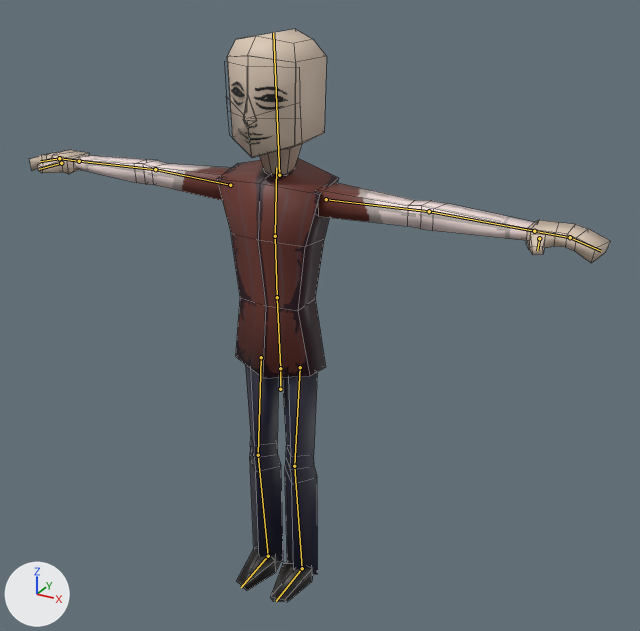
What one commit did to the Blender file models/mercenary/mercenary.blend.
Before and after are seen from a 50 mm lens placed at (1.271, -2.061, 1.996), pointed at (0.121, 0.029, 0.951). Lighting does not change. The marker at lower left points along +X, +Y and +Z. The bones that bend it are drawn over the model as lines. Mesh edges are drawn as thin lines.

Objects in the first picture: 'hands', 'head_mesh', 'legs', 'torso'.
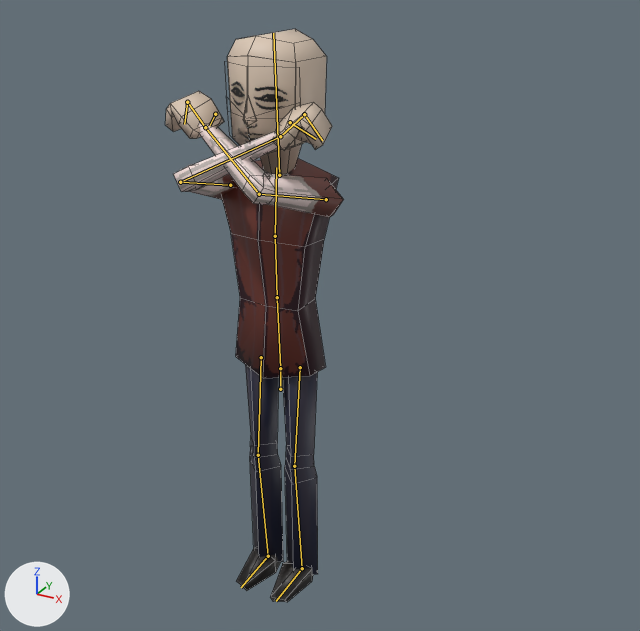
The newer file adds an action. The first version stands in its rest pose; the second is drawn at frame 15 of the action 'both_swing'.

What differs and where, as boxes [x1, y1, x2, y2] in the pictures (640 x 631 px):
```json
{"object": "torso", "change": "posed", "before": [74, 155, 536, 378], "after": [174, 122, 344, 378], "on screen": "63% narrower, 15% taller"}
{"object": "hands", "change": "posed", "before": [29, 150, 611, 263], "after": [166, 91, 332, 151], "on screen": "71% narrower, 46% shorter"}
```

The change, as JSON lines over the scene's bpy script:
```json
{"block": "bone_r_arm_pole_e", "where": "bone_r_arm_pole_e = bpy.data.objects['skeleton'].pose.bones['r_arm_pole_e']"}
{"op": "set", "path": "bone_r_arm_pole_e.location", "old": "(0.0, 0.0, 0.0)", "new": "(0.283, -0.774, 0.358)"}
{"block": "bone_l_arm_pole_e", "where": "bone_l_arm_pole_e = bpy.data.objects['skeleton'].pose.bones['l_arm_pole_e']"}
{"op": "set", "path": "bone_l_arm_pole_e.location", "old": "(0.0, 0.0, 0.0)", "new": "(-0.283, -0.774, 0.358)"}
{"block": "bone_l_arm_ik_e", "where": "bone_l_arm_ik_e = bpy.data.objects['skeleton'].pose.bones['l_arm_ik_e']"}
{"op": "set", "path": "bone_l_arm_ik_e.location", "old": "(0.0, 0.0, 0.0)", "new": "(-0.278, 0.197, -0.818)"}
{"op": "set", "path": "bone_l_arm_ik_e.rotation_quaternion", "old": "(1.0, 0.0, 0.0, 0.0)", "new": "(-0.156, 0.094, -0.905, -0.383)", "note": "degrees (0, 0, 0) -> degrees (-45, 159, 3)"}
{"block": "bone_l_hand1_e", "where": "bone_l_hand1_e = bpy.data.objects['skeleton'].pose.bones['l_hand1_e']  # child of 'l_hand0_e'"}
{"op": "set", "path": "bone_l_hand1_e.rotation_quaternion", "old": "(1.0, 0.0, 0.0, 0.0)", "new": "(0.701, 0.7, -0.098, -0.1)", "note": "degrees (0, 0, 0) -> degrees (90, 0, -16)"}
{"block": "bone_l_thumb_e", "where": "bone_l_thumb_e = bpy.data.objects['skeleton'].pose.bones['l_thumb_e']  # child of 'l_hand0_e'"}
{"op": "set", "path": "bone_l_thumb_e.rotation_quaternion", "old": "(1.0, 0.0, 0.0, 0.0)", "new": "(0.772, 0.627, 0.098, -0.027)", "note": "degrees (0, 0, 0) -> degrees (79, 11, 5)"}
{"block": "bone_r_arm_ik_e", "where": "bone_r_arm_ik_e = bpy.data.objects['skeleton'].pose.bones['r_arm_ik_e']"}
{"op": "set", "path": "bone_r_arm_ik_e.location", "old": "(0.0, 0.0, 0.0)", "new": "(0.278, 0.197, -0.818)"}
{"op": "set", "path": "bone_r_arm_ik_e.rotation_quaternion", "old": "(1.0, 0.0, 0.0, 0.0)", "new": "(-0.156, 0.094, 0.905, 0.383)", "note": "degrees (0, 0, 0) -> degrees (-45, -159, -3)"}
{"block": "bone_r_hand1_e", "where": "bone_r_hand1_e = bpy.data.objects['skeleton'].pose.bones['r_hand1_e']  # child of 'r_hand0_e'"}
{"op": "set", "path": "bone_r_hand1_e.rotation_quaternion", "old": "(1.0, 0.0, 0.0, 0.0)", "new": "(0.701, 0.7, 0.098, 0.1)", "note": "degrees (0, 0, 0) -> degrees (90, 0, 16)"}
{"block": "bone_r_thumb_e", "where": "bone_r_thumb_e = bpy.data.objects['skeleton'].pose.bones['r_thumb_e']  # child of 'r_hand0_e'"}
{"op": "set", "path": "bone_r_thumb_e.rotation_quaternion", "old": "(1.0, 0.0, 0.0, 0.0)", "new": "(0.772, 0.627, -0.098, 0.027)", "note": "degrees (0, 0, 0) -> degrees (79, -11, -5)"}
```
